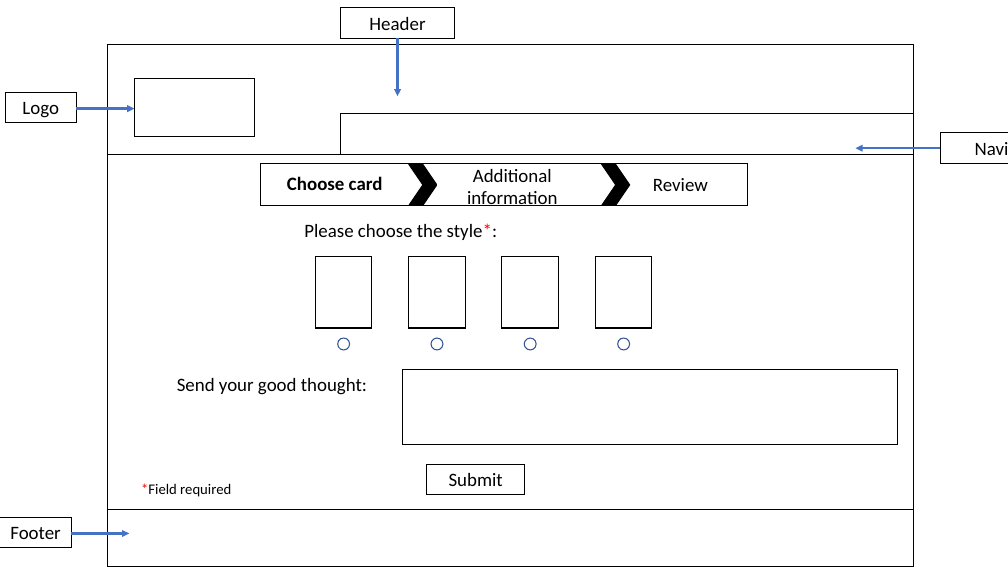
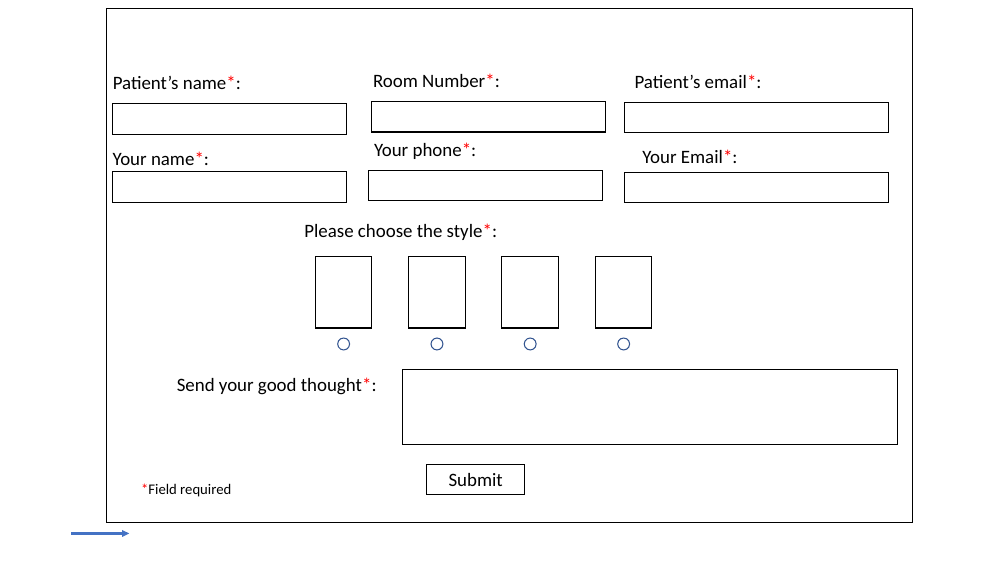
Before and after one commit to Priyanka-Khadilkar/hopsitalprojectteamthree, a slide deck: slide 7 of HospitalProjectTeamThree/Wireframes/LoginCardWireframe.pptx. Drawn at 1008x567 pixels with LibreOffice and Linux fonts; fonts in the diff are those of the drawing. Boxes give left, top, right and bottom in pixels: in the first picture for what was removed or moved away, otherwise in the second. Text is boxed around its words. In the diff, an @@ line names an element or a change of style, - is before the commit and + after.

Commit message:
finsih ERD and User Story for Login and Get Well Card

```diff
--- a/HospitalProjectTeamThree/Wireframes/LoginCardWireframe.pptx
+++ b/HospitalProjectTeamThree/Wireframes/LoginCardWireframe.pptx
@@ rectangle: place and size @@
-rectangle at (108, 45, 914, 559)
+rectangle at (107, 9, 913, 523)
@@ rectangle removed at (340, 8, 454, 38) @@
-Header
@@ arrow removed from (398, 39) to (398, 96) @@
@@ text added at (113, 75, 241, 89), 18 pt, text #000000 @@
+Patient’s name*:
@@ text added at (373, 73, 500, 87), 18 pt, text #000000 @@
+Room Number*:
@@ text added at (635, 74, 762, 88), 18 pt, text #000000 @@
+Patient’s email*:
@@ rectangle removed at (5, 92, 76, 123) @@
-Logo
@@ arrow removed from (76, 109) to (135, 109) @@
@@ rectangle: place and size @@
-rectangle at (135, 79, 255, 137)
+rectangle at (113, 104, 347, 134)
@@ rectangle: place and size @@
-rectangle at (108, 45, 914, 155)
+rectangle at (371, 101, 606, 132)
@@ rectangle: place and size @@
-rectangle at (340, 114, 914, 155)
+rectangle at (625, 102, 889, 132)
@@ text added at (374, 142, 477, 159), 18 pt, text #000000 @@
+Your phone*:
@@ text added at (642, 149, 738, 163), 18 pt, text #000000 @@
+Your Email*:
@@ arrow removed from (941, 148) to (856, 148) @@
@@ rectangle removed at (941, 133, 1008, 163) @@
-Navigation
@@ text added at (113, 151, 209, 165), 18 pt, text #000000 @@
+Your name*:
@@ rectangle added at (113, 172, 347, 203), fill #FFFFFF, outline #000000 1 pt @@
@@ rectangle added at (369, 171, 603, 201), fill #FFFFFF, outline #000000 1 pt @@
@@ chevron removed at (591, 165, 619, 205) @@
@@ chevron removed at (602, 165, 630, 206) @@
@@ rectangle added at (625, 172, 889, 203), fill #FFFFFF, outline #000000 1 pt @@
@@ group removed at (261, 163, 748, 206): 2 rectangles, 2 texts, 1 chevron @@
-Choose card
-Additional information
-Review
@@ text at (177, 377, 377, 395): text changed @@
-Send your good thought:
+Send your good thought*:
@@ rectangle removed at (0, 517, 71, 547) @@
-Footer
@@ rectangle removed at (108, 510, 914, 567) @@
```
Also in this commit, not shown: 2 other slides changed, 1 slide added, 2 slides removed, 2 other files.
